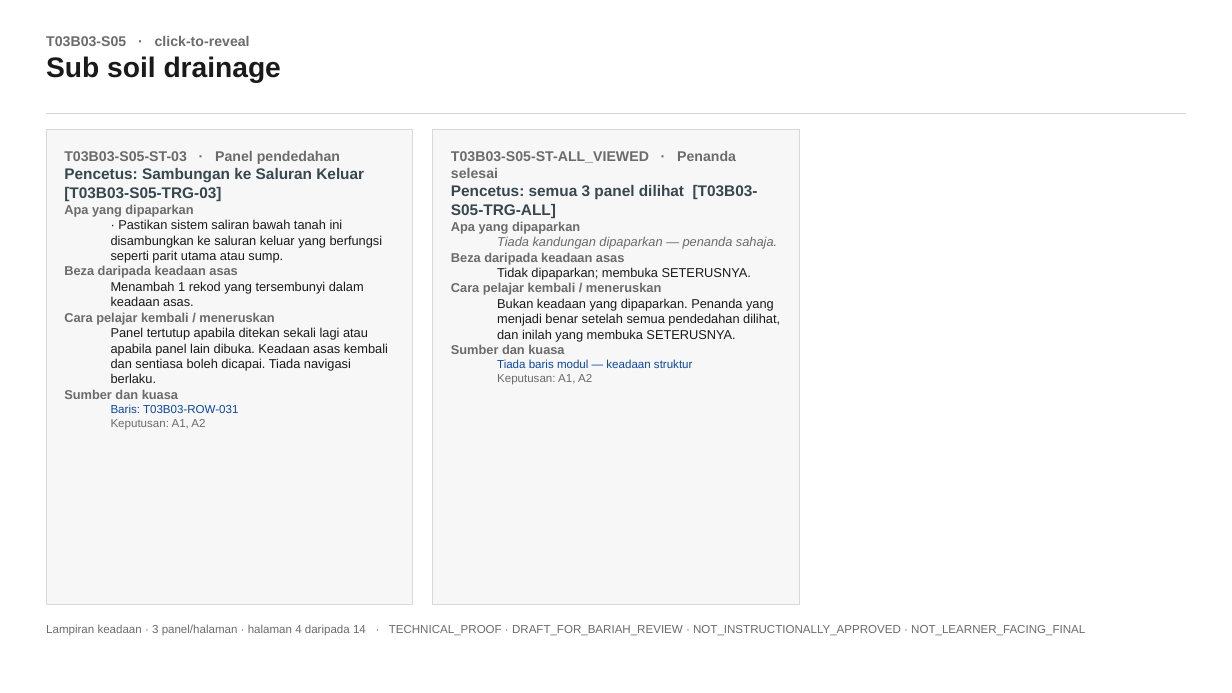
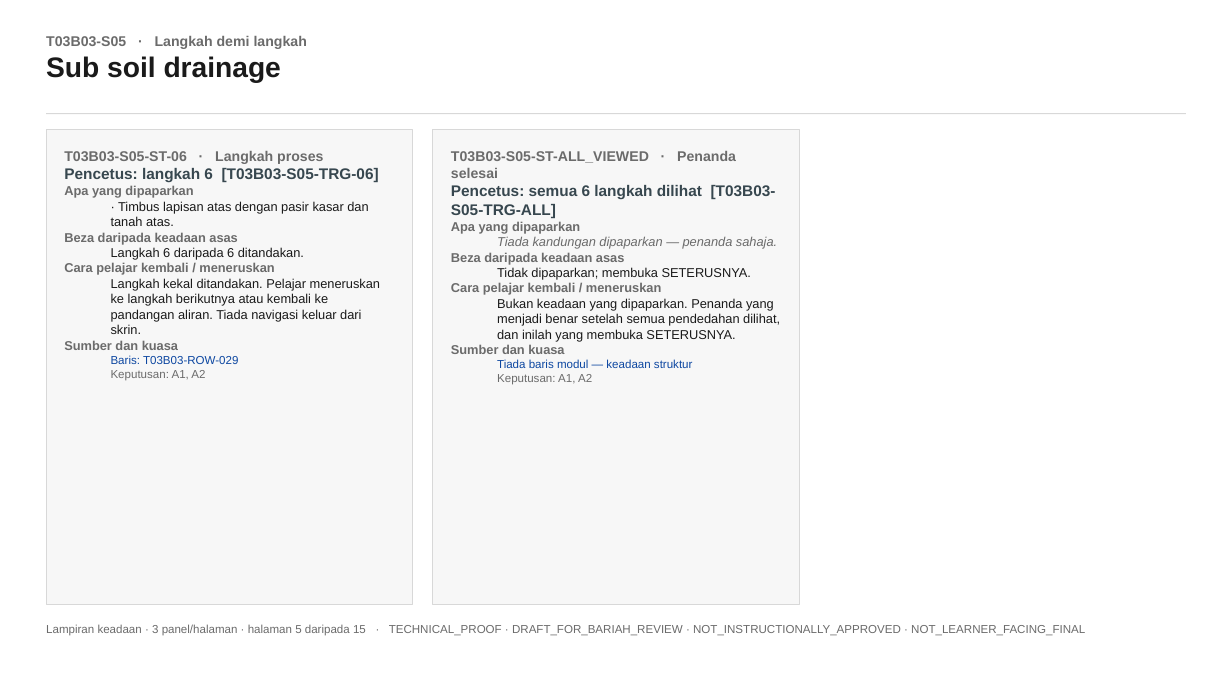
Before and after one commit to fidos777/slide-interaction-layer, a slide deck: slide 6 of reviews/storyboard-bariah/k5_calibration/K5PL06T03B03_LAMPIRAN_KEADAAN_DRAF_v0_1_3panel.pptx (slide 5 before the commit). Drawn at 1232x693 pixels with LibreOffice and Linux fonts; fonts in the diff are those of the drawing. Boxes give left, top, right and bottom in pixels: in the first picture for what was removed or moved away, otherwise in the second. Text is boxed around its words. In the diff, an @@ line names an element or a change of style, - is before the commit and + after.

```diff
--- a/reviews/storyboard-bariah/k5_calibration/K5PL06T03B03_LAMPIRAN_KEADAAN_DRAF_v0_1_3panel.pptx
+++ b/reviews/storyboard-bariah/k5_calibration/K5PL06T03B03_LAMPIRAN_KEADAAN_DRAF_v0_1_3panel.pptx
@@ text at [46,36,307,49]: text changed @@
-T03B03-S05 · click-to-reveal
+T03B03-S05 · Langkah demi langkah
@@ text at [64,151,379,183]: text changed @@
-T03B03-S05-ST-03 · Panel pendedahan
-Pencetus: Sambungan ke Saluran Keluar [T03B03-S05-TRG-03]
+T03B03-S05-ST-06 · Langkah proses
+Pencetus: langkah 6 [T03B03-S05-TRG-06]
@@ text at [111,201,368,226]: text changed @@
-  · Pastikan sistem saliran bawah tanah ini disambungkan ke saluran keluar yang berfungsi seperti parit utama atau sump.
+  · Timbus lapisan atas dengan pasir kasar dan tanah atas.
@@ text at [451,185,758,218]: text changed @@
-Pencetus: semua 3 panel dilihat [T03B03-S05-TRG-ALL]
+Pencetus: semua 6 langkah dilihat [T03B03-S05-TRG-ALL]
@@ text at [111,247,304,260]: text changed @@
-  Menambah 1 rekod yang tersembunyi dalam keadaan asas.
+  Langkah 6 daripada 6 ditandakan.
@@ text at [111,278,380,334]: text changed @@
-  Panel tertutup apabila ditekan sekali lagi atau apabila panel lain dibuka. Keadaan asas kembali dan sentiasa boleh dicapai. Tiada navigasi berlaku.
+  Langkah kekal ditandakan. Pelajar meneruskan ke langkah berikutnya atau kembali ke pandangan aliran. Tiada navigasi keluar dari skrin.
@@ text at [111,355,238,364]: text changed @@
-  Baris: T03B03-ROW-031
+  Baris: T03B03-ROW-029
@@ text at [46,624,1085,636]: text changed @@
-Lampiran keadaan · 3 panel/halaman · halaman 4 daripada 14 · TECHNICAL_PROOF · DRAFT_FOR_BARIAH_REVIEW · NOT_INSTRUCTIONALLY_APPROVED · NOT_LEARNER_FACING_FINAL
+Lampiran keadaan · 3 panel/halaman · halaman 5 daripada 15 · TECHNICAL_PROOF · DRAFT_FOR_BARIAH_REVIEW · NOT_INSTRUCTIONALLY_APPROVED · NOT_LEARNER_FACING_FINAL
```
Also in this commit, not shown: 14 other slides changed, 1 slide added, 4 other files.
